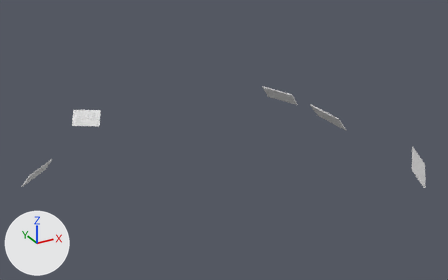
Renders of the FBX model csgo_addons/surf_castle/models/ramps/mini/mini.fbx from each side of a commit.
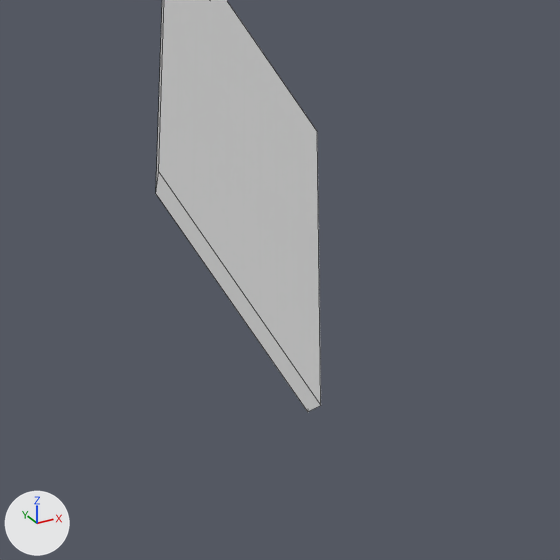
The first picture shows the older version from a 50 mm lens placed at (-24.5, -79.6, 56.8), pointed at (31.7, 22.6, 5.7). The close-ups show both versions on the part from 89% to 100% of the width and 55% to 72% of the height of that picture; other places that the commit changed are outside them. The axes (+X, +Y, +Z) are drawn at lower left. The lights are the same throughout. The close-ups show mesh edges as thin lines. Where no turn or scale is listed for an object, it has been applied to the vertices.

The first close-up shows 'prop_static_27561.002'.
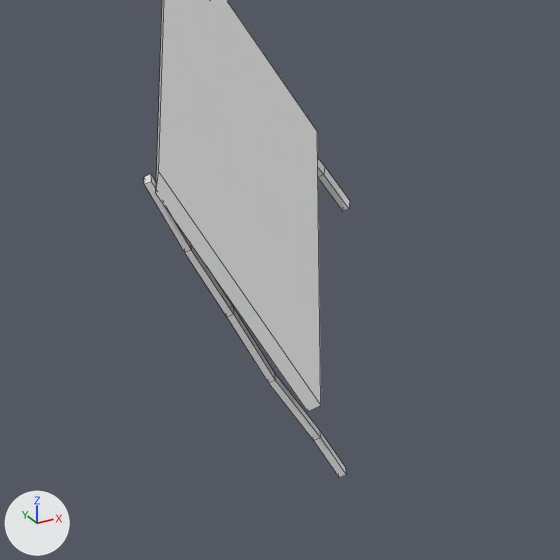
Boxes [x1, y1, x2, y2] around the edits, measured in the close-ups (560 x 560 px):
'lev_ramp.038', added: after [144, 159, 350, 478]

The change, as a list of edits to the scene's bpy script:
```text
Add me_lev_ramp_034:
    me_lev_ramp_034.from_pydata(...)  # 48 vertices, 44 faces; spans x -4.22..4.33, y -4.16..4.13, z -2.11..2.13
    me_lev_ramp_034.materials.append(mat_wooden_plnaks)  # its picture is missing
Add ob_lev_ramp_038:
    ob_lev_ramp_038 = bpy.data.objects.new('lev_ramp.038', me_lev_ramp_034)
    ob_lev_ramp_038.location = (49.5, -13.16, 10.15)
```
